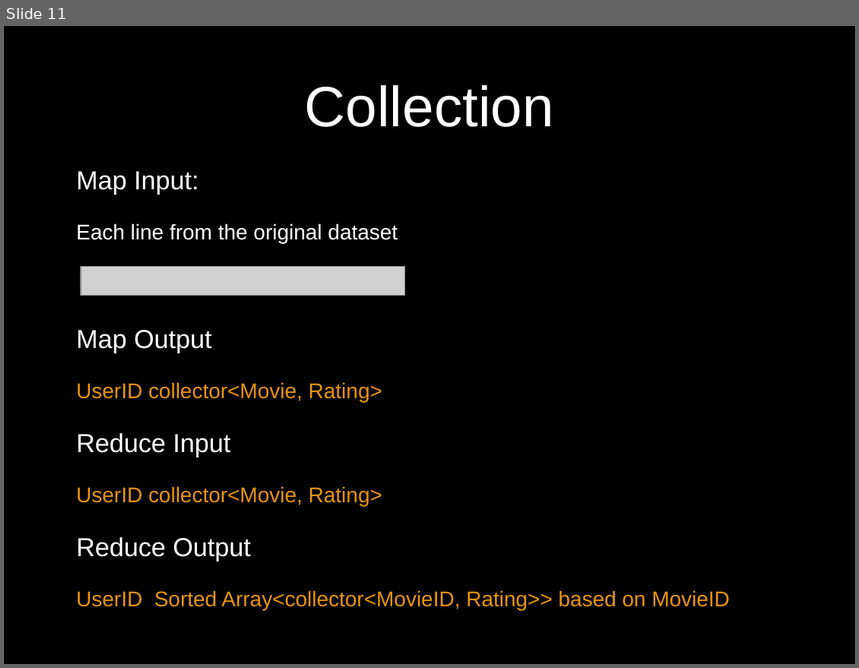
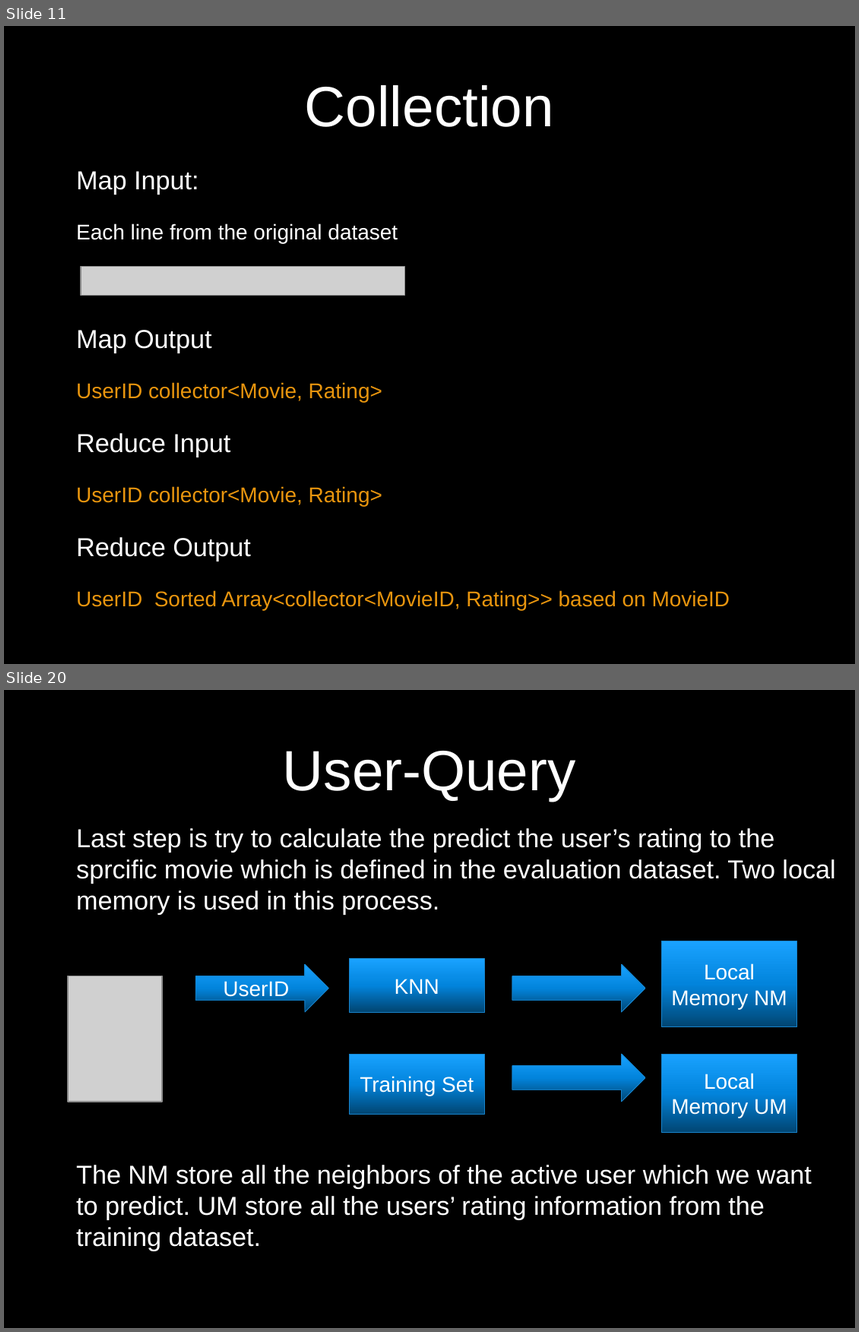
Before and after one commit to UCSBGauchos/MAE-data, a slide deck: Final Presentation.pptx. Shown one above the other, each under a label of ours: slide 11 before the commit, slides 11 and 20 after it; the slides between them are not shown. The pictures are 859x668 and 859x1332 pixels, drawn with LibreOffice and Linux fonts; fonts in the diff are those of the drawing; grey boxes stand for pictures; background and template pictures are left out. Boxes give left, top, right and bottom in pixels: in the first picture for what was removed or moved away, otherwise in the second. Text is boxed around its words. In the diff, an @@ line names an element or a change of style, - is before the commit and + after.

Commit message:
local sync

```diff
--- a/Final Presentation.pptx
+++ b/Final Presentation.pptx
@@ slide 20 added at box(4, 690, 855, 1328), background picture (left out) @@
@@ title added at box(283, 751, 576, 801), 48 pt, text #FFFFFF @@
+User-Query
@@ text added at box(76, 828, 835, 1252), 22 pt, text #FFFFFF @@
+Last step is try to calculate the predict the user’s rating to the sprcific movie which is defined in the evaluation dataset. Two local memory is used in this process.
+The NM store all the neighbors of the active user which we want to predict. UM store all the users’ rating information from the training dataset.
@@ rectangle added at box(350, 959, 485, 1012), fill gradient #014573 to #0285DD to #1AA3FF, outline #1884CD 0.5 pt, 18 pt, text #FFFFFF @@
+KNN
@@ rectangle added at box(662, 941, 797, 1027), fill gradient #014573 to #0285DD to #1AA3FF, outline #1884CD 0.5 pt, 18 pt, text #FFFFFF @@
+Local Memory NM
@@ picture added at box(68, 976, 162, 1102) @@
@@ right arrow added at box(196, 965, 329, 1012), fill gradient #014573 to #0285DD to #1AA3FF, outline #1884CD 0.5 pt, 18 pt, text #FFFFFF @@
+UserID
@@ right arrow added at box(512, 965, 645, 1012), fill gradient #014573 to #0285DD to #1AA3FF, outline #1884CD 0.5 pt @@
@@ rectangle added at box(350, 1054, 485, 1115), fill gradient #014573 to #0285DD to #1AA3FF, outline #1884CD 0.5 pt, 18 pt, text #FFFFFF @@
+Training Set
@@ right arrow added at box(512, 1054, 645, 1102), fill gradient #014573 to #0285DD to #1AA3FF, outline #1884CD 0.5 pt @@
@@ rectangle added at box(662, 1054, 797, 1134), fill gradient #014573 to #0285DD to #1AA3FF, outline #1884CD 0.5 pt, 18 pt, text #FFFFFF @@
+Local Memory UM
```
Also in this commit, not shown: 5 slides changed, 5 other slides added.
